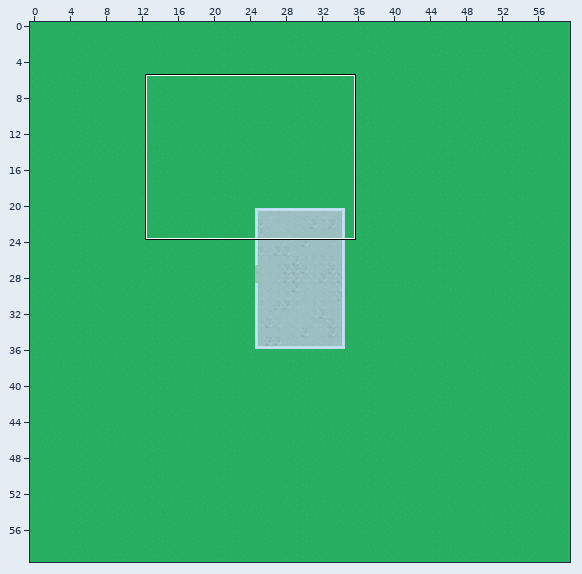
Tiled map: Maps/Map1.tmx. Above, an overview of the earlier version with the close-up marked.
Close-up. First the earlier version:
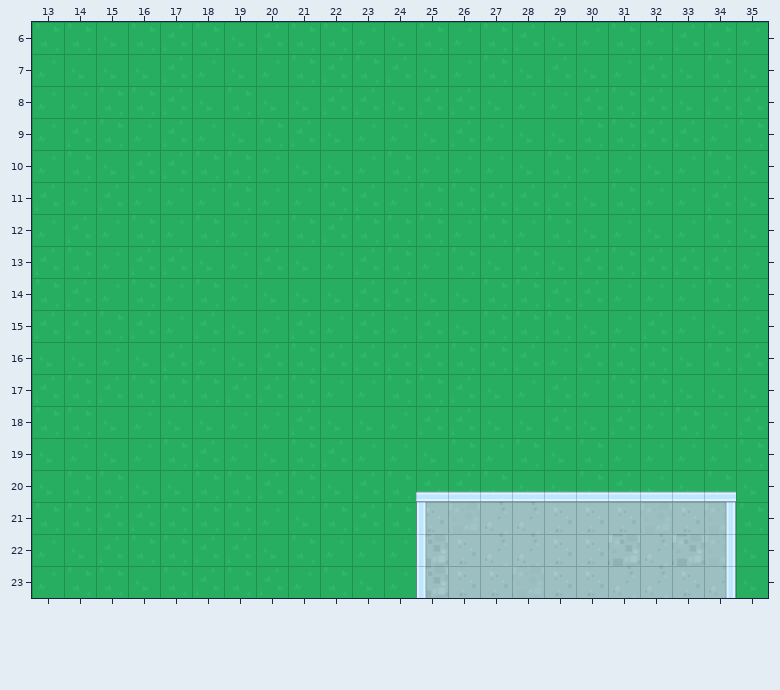
Cells are 64x64 px. Shown: x 13..35, y 6..23. The commit also changed other parts of the map, which this record leaves out.
The same view after the edit:
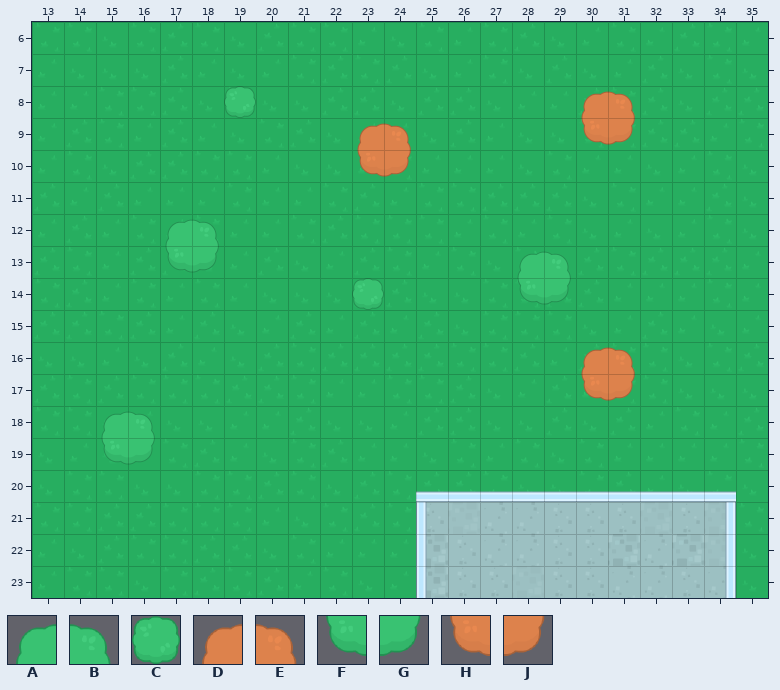
Key: from "Kenney_TDS": A 180, B 181, C 182, D 183, E 184, F 207, G 208, H 210, J 211.
_ is an empty cell.
From old to new:
Changed rows in their new state; . is an unchanged cell.
Layer "Walls":
first column x 15:
 8 ....C..........DE
 9 ........DE.....HJ
10 ........HJ.......
12 ..AB.............
13 ..FG.........AB..
14 ........C....FG..
16 ...............DE
17 ...............HJ
18 AB...............
19 FG...............
Changed places in both close-ups, as pixel boxes (x1, y1, x2, y2):
added: (224, 86, 256, 118)
added: (581, 91, 635, 145)
added: (357, 123, 411, 177)
added: (165, 219, 219, 273)
added: (517, 251, 571, 305)
added: (352, 278, 384, 310)
added: (581, 347, 635, 401)
added: (101, 411, 155, 465)
